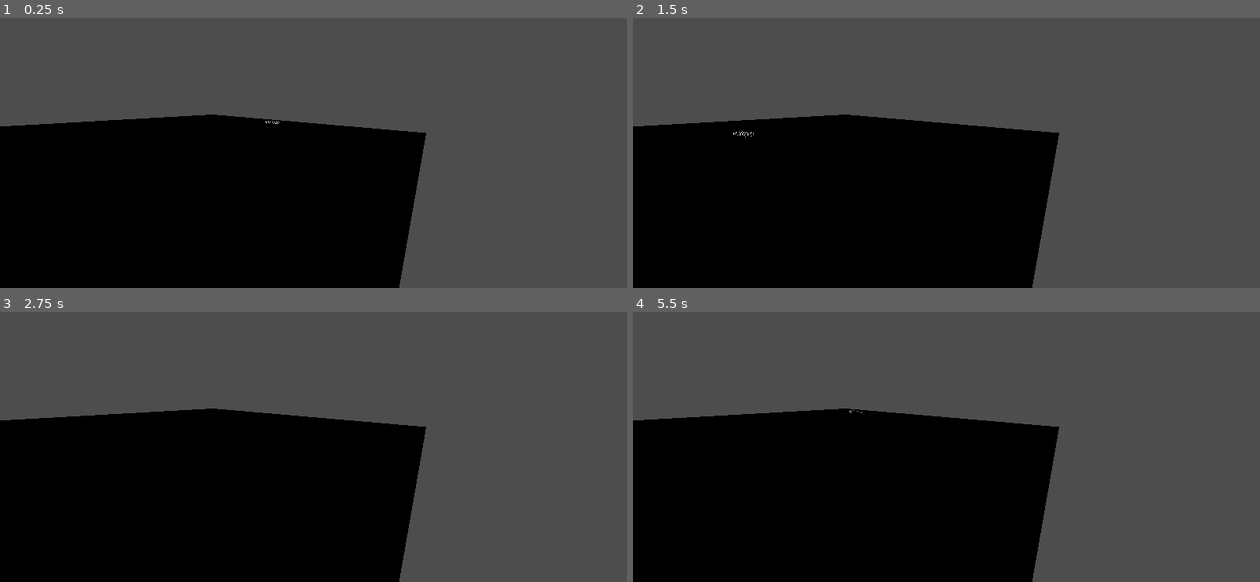
Above: before the commit, frames 1-4 (two rows, left to right).
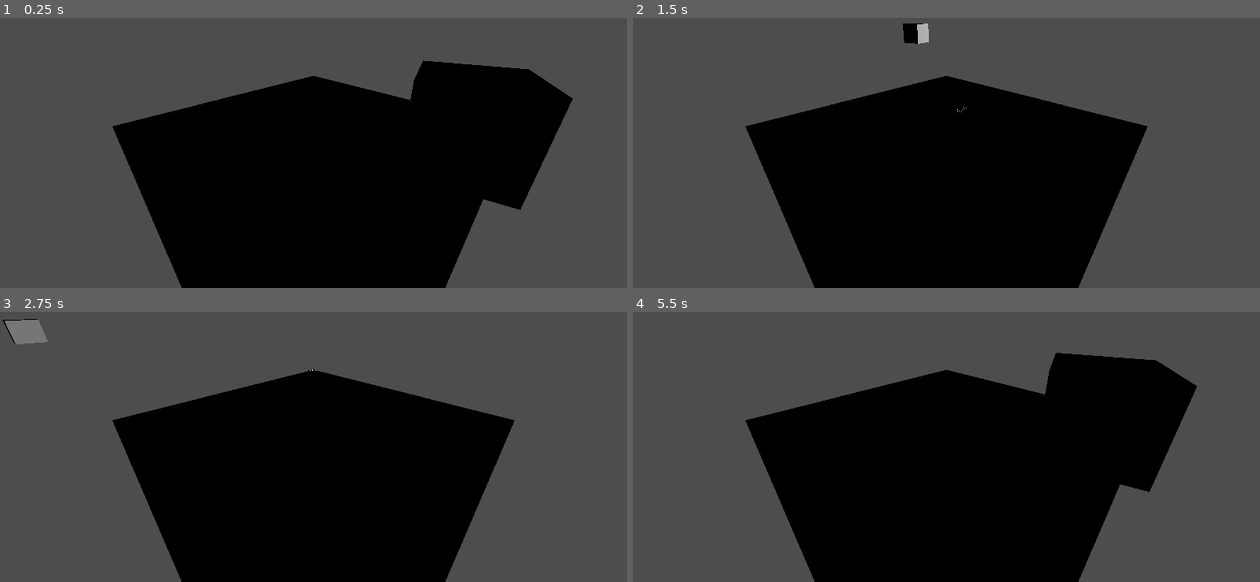
Above: after the commit, the same moments.

Repository: P-Seminar-Pindl/Dominik-Rasmus
Game: Godot game, scene res://scenes/Game.tscn
The game is run twice, just before and just after one commit, with the same random seed, the same clock (stepped at 60 frames per second) and the same inputs.
Inputs:
- Up to frame 1 (0.25 s): no input
- Up to frame 2 (1.5 s): tap Enter (ui_accept) at 0.5, 0.6, 0.77, 1.07, 1.35 s; hold Right (ui_right) 0.53-1.28 s; hold Down (ui_down) from 1.28 s (still down)
- Up to frame 3 (2.75 s): tap Enter (ui_accept) at 1.52, 1.82, 2.1 s; release Down (ui_down) at 2.03 s; hold Right (ui_right) from 2.03 s (still down)
- Up to frame 4 (5.5 s): release Right (ui_right) at 2.78 s; hold Up (ui_up) 2.78-3.53 s; tap Enter (ui_accept) at 2.85, 3.02, 3.32, 3.5, 3.6, 3.77, 4.07, 4.25, 4.35, 4.52, 4.82, 5, 5.1 s; hold Left (ui_left) 3.53-5.03 s; hold Down (ui_down) from 5.03 s (still down)

The runs differ from the first frame. In frame 1, 32% of the frame differs, in the area x 0-92%, y 15-100%; in frame 2, 26%; in frame 3, 26%; in frame 4, 32%.

Commit message:
add player test

Diff:
--- a/project.godot
+++ b/project.godot
@@ -13,3 +13,5 @@
 config/name="Game"
 run/main_scene="res://scenes/Game.tscn"
 config/features=PackedStringArray("4.1", "Forward Plus")
+config/icon="res://icon.svg"
+<<<<<<<Updatedupstreamconfig/features=PackedStringArray("4.5", "Forward Plus")
--- a/scenes/Game.tscn
+++ b/scenes/Game.tscn
@@ -1,8 +1,9 @@
-[gd_scene load_steps=7 format=3 uid="uid://dynr3kkd2rgd0"]
+[gd_scene load_steps=9 format=3 uid="uid://dynr3kkd2rgd0"]
 
 [ext_resource type="Script" path="res://scrips/world_gen.gd" id="1_qbsmt"]
 [ext_resource type="ArrayMesh" uid="uid://bfqa5sff3cqk4" path="res://models/stoneLarge.obj" id="2_78awf"]
 [ext_resource type="PackedScene" uid="uid://by0xeadgrsfnh" path="res://scenes/GUI.tscn" id="3_cpr0p"]
+[ext_resource type="Script" path="res://scrips/Player.gd" id="4_cvtgk"]
 
 [sub_resource type="StandardMaterial3D" id="StandardMaterial3D_xkndl"]
 albedo_color = Color(0.0796371, 0.427611, 9.62615e-08, 1)
@@ -24,6 +25,8 @@
 item/2/navigation_mesh_transform = Transform3D(1, 0, 0, 0, 1, 0, 0, 0, 1, 0, 0, 0)
 item/2/navigation_layers = 1
 
+[sub_resource type="BoxMesh" id="BoxMesh_es8o0"]
+
 [node name="Game" type="Node3D"]
 script = ExtResource("1_qbsmt")
 
@@ -33,9 +36,15 @@
 
 [node name="Gui" parent="." instance=ExtResource("3_cpr0p")]
 
-[node name="Camera3D" type="Camera3D" parent="."]
-transform = Transform3D(-0.457246, -0.0373439, 0.888556, 0.0311666, 0.997831, 0.0579747, -0.888794, 0.0542019, -0.455091, 164.867, 20.7835, 0)
-
 [node name="DirectionalLight3D" type="DirectionalLight3D" parent="."]
 transform = Transform3D(1, 0, 0, 0, 1, 0, 0, 0, 1, 0, 99.312, 0)
 light_energy = 3.666
+
+[node name="Camera3D" type="Camera3D" parent="."]
+transform = Transform3D(-0.707107, 0.278559, -0.649927, 0, 0.919135, 0.393942, 0.707107, 0.278559, -0.649927, 0, 73.1402, 0)
+
+[node name="MeshInstance3D" type="MeshInstance3D" parent="."]
+transform = Transform3D(-2.48164e-07, 5.67733, 0, -5.67733, -2.48164e-07, 0, 0, 0, 5.67733, 12.483, 67.2991, 14.38)
+mesh = SubResource("BoxMesh_es8o0")
+skeleton = NodePath("")
+script = ExtResource("4_cvtgk")
--- a/scenes/Player.tscn
+++ b/scenes/Player.tscn
@@ -1,14 +1,12 @@
-[gd_scene load_steps=3 format=3 uid="uid://du52k5qaw45hm"]
+[gd_scene load_steps=3 format=3 uid="uid://dxdak5mu40uj4"]
 
-[ext_resource type="Script" uid="uid://bgsla80g7hwsp" path="res://scrips/player.gd" id="1_xhfnw"]
+[ext_resource type="Script" path="res://scrips/Player.gd" id="1_ivq62"]
 
-[sub_resource type="CapsuleShape3D" id="CapsuleShape3D_kpjcp"]
+[sub_resource type="BoxMesh" id="BoxMesh_uodam"]
 
-[node name="Player" type="CharacterBody3D"]
-script = ExtResource("1_xhfnw")
+[node name="Player" type="Camera3D"]
+transform = Transform3D(1, 0, 0, 0, 1, 0, 0, 0, 1, 0, 0, 7.47448)
+script = ExtResource("1_ivq62")
 
-[node name="CollisionShape3D" type="CollisionShape3D" parent="."]
-shape = SubResource("CapsuleShape3D_kpjcp")
-
-[node name="Camera3D" type="Camera3D" parent="."]
-transform = Transform3D(1, 0, 0, 0, 1, 0, 0, 0, 1, 0, 0.5647221, 0)
+[node name="MeshInstance3D" type="MeshInstance3D" parent="."]
+mesh = SubResource("BoxMesh_uodam")
--- a/scrips/player.gd
+++ b/scrips/player.gd
@@ -1,29 +1,23 @@
-extends CharacterBody3D
+extends MeshInstance3D
+@onready var cam = $"."
+@onready var anchor = Vector3(position.x+5,0,position.z+5)
+@onready var anchorDist = 1
+@onready var camRot = 0
+@onready var camPos = Vector3(0,position.y,0)
+
+# Called when the node enters the scene tree for the first time.
+func _ready():
 
 
-const SPEED = 5.0
-const JUMP_VELOCITY = 4.5
+	pass # Replace with function body.
 
 
-func _physics_process(delta: float) -> void:
-	print(global_position)
-	# Add the gravity.
-	if not is_on_floor():
-		velocity += get_gravity() * delta
-
-	# Handle jump.
-	if Input.is_action_just_pressed("ui_accept") and is_on_floor():
-		velocity.y = JUMP_VELOCITY
-
-	# Get the input direction and handle the movement/deceleration.
-	# As good practice, you should replace UI actions with custom gameplay actions.
-	var input_dir := Input.get_vector("ui_left", "ui_right", "ui_up", "ui_down")
-	var direction := (transform.basis * Vector3(input_dir.x, 0, input_dir.y)).normalized()
-	if direction:
-		velocity.x = direction.x * SPEED
-		velocity.z = direction.z * SPEED
-	else:
-		velocity.x = move_toward(velocity.x, 0, SPEED)
-		velocity.z = move_toward(velocity.z, 0, SPEED)
-
-	move_and_slide()
+# Called every frame. 'delta' is the elapsed time since the previous frame.
+func _process(delta):
+	camRot += 0.02
+	camPos.x =sin(camRot) + camPos.x
+	camPos.z =cos(camRot) + camPos.z
+	position = camPos
+	print(camPos)
+	rotation.y = camRot
+	pass
--- a/scrips/world_gen.gd
+++ b/scrips/world_gen.gd
@@ -30,25 +30,24 @@
 func _process(delta: float) -> void:
 	var dirx = Input.get_axis("ui_left","ui_right")
 	var diry = Input.get_axis("ui_up","ui_down")
-	print(dirx)
 	if dirx >= 0:
 		move.x -=1
-		print(move.x)
+
 		remove_map()
 		generate_map(mapSize.x,mapSize.y,move.x,move.y)
 	if dirx <= 0:
 		move.x +=1
-		print(move.x)
+
 		remove_map()
 		generate_map(mapSize.x,mapSize.y,move.x,move.y)
 	if diry >= 0:
 		move.y -=1
-		print(move.y)
+
 		remove_map()
 		generate_map(mapSize.x,mapSize.y,move.x,move.y)
 	if diry <= 0:
 		move.y +=1
-		print(move.y)
+
 		remove_map()
 		generate_map(mapSize.x,mapSize.y,move.x,move.y)
 
